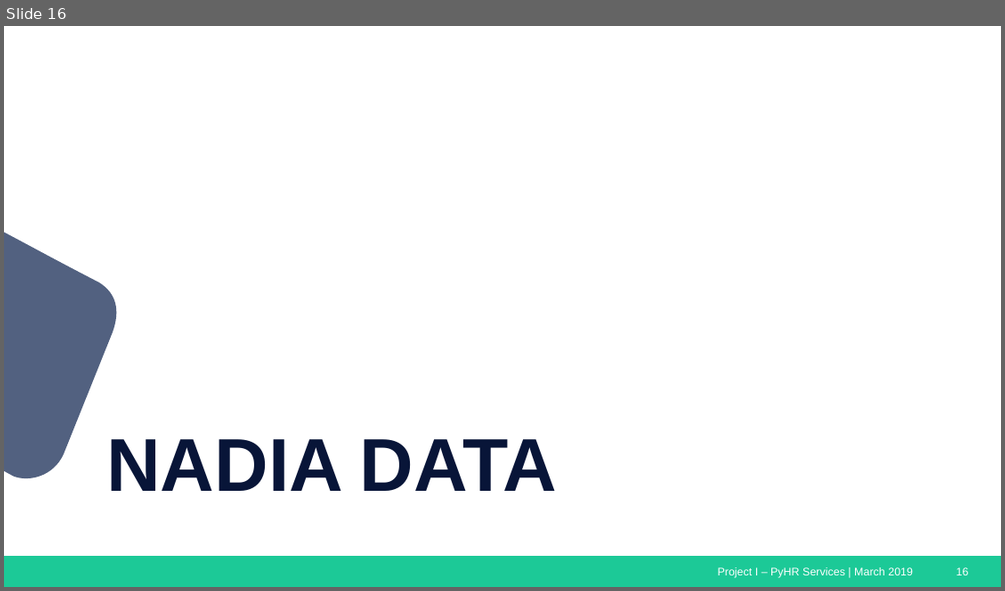
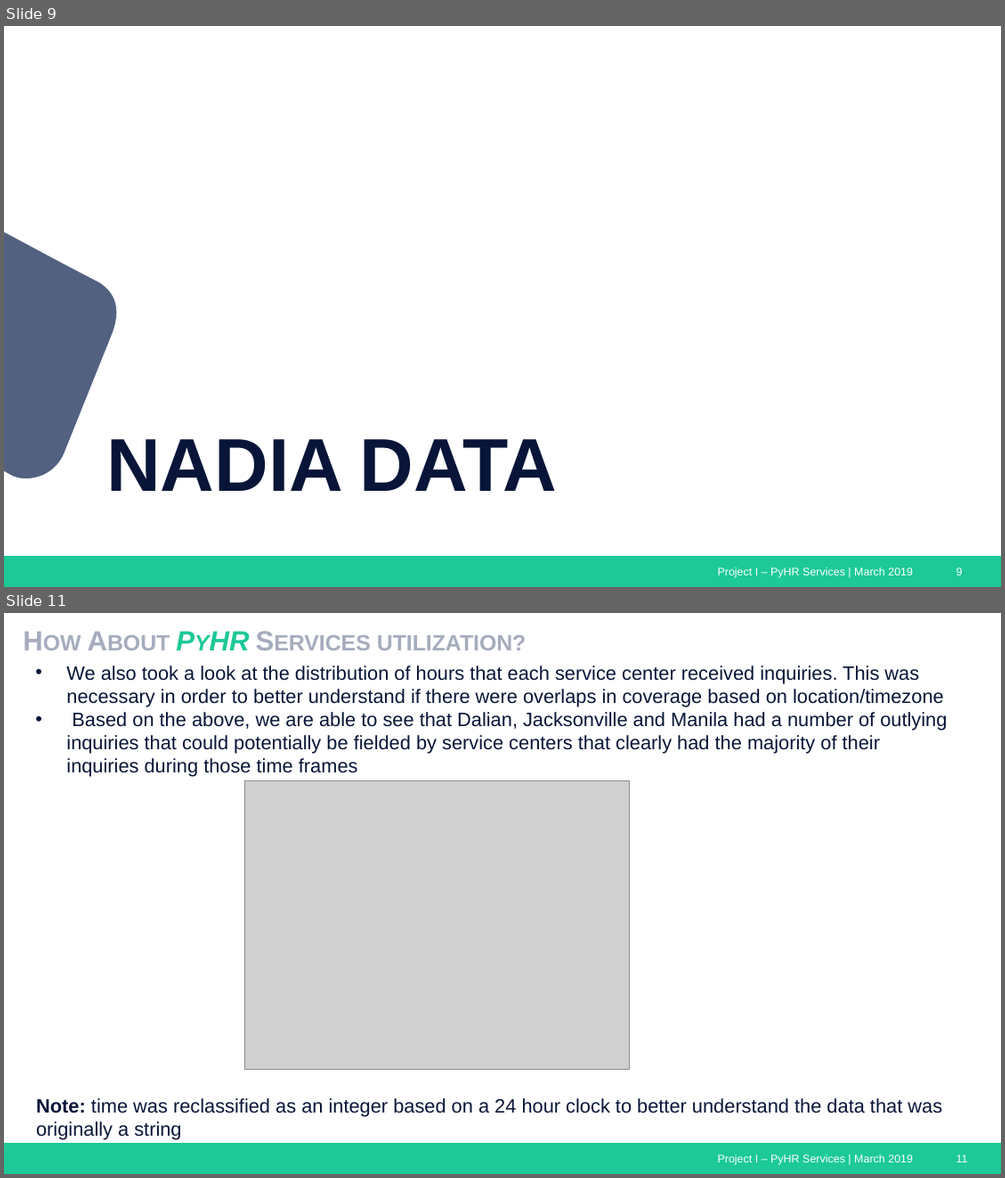
Before and after one commit to jvbonini/Project-I, a slide deck: Presentation/HRServices_Presentation_Master.pptx. Shown one above the other, each under a label of ours: slide 16 before the commit, slides 9 and 11 after it; the slides between them are not shown. The pictures are 1005x591 and 1005x1178 pixels, drawn with LibreOffice and Linux fonts; fonts in the diff are those of the drawing; grey boxes stand for pictures. Boxes give left, top, right and bottom in pixels: in the first picture for what was removed or moved away, otherwise in the second. Text is boxed around its words. In the diff, an @@ line names an element or a change of style, - is before the commit and + after.

Commit message:
Update Presentation

```diff
--- a/Presentation/HRServices_Presentation_Master.pptx
+++ b/Presentation/HRServices_Presentation_Master.pptx
@@ slide 11 added at (4, 613, 1001, 1174), background #FFFFFF; not listed: 3 template elements that a slide beside it also shows @@
@@ title added at (377, 635, 526, 650), 20 pt, text #A5ACBD, bold, small capitals @@
+How About PyHR Services utilization?
@@ text added at (66, 666, 947, 777), 14 pt, text #081538 @@
+• We also took a look at the distribution of hours that each service center received inquiries. This was necessary in order to better understand if there were overlaps in coverage based on location/timezone
+• Based on the above, we are able to see that Dalian, Jacksonville and Manila had a number of outlying inquiries that could potentially be fielded by service centers that clearly had the majority of their inquiries during those time frames
@@ picture added at (245, 780, 630, 1069) @@
@@ text added at (36, 1098, 942, 1140), 14 pt, text #081538 @@
+Note: time was reclassified as an integer based on a 24 hour clock to better understand the data that was originally a string
@@ what was slide 16 is now slide 9 @@
@@ page number at (956, 567, 963, 575): text changed @@
-16
+9
```
Also in this commit, not shown: 1 slide changed, 2 other slides added, 3 slides removed, 6 other files.
